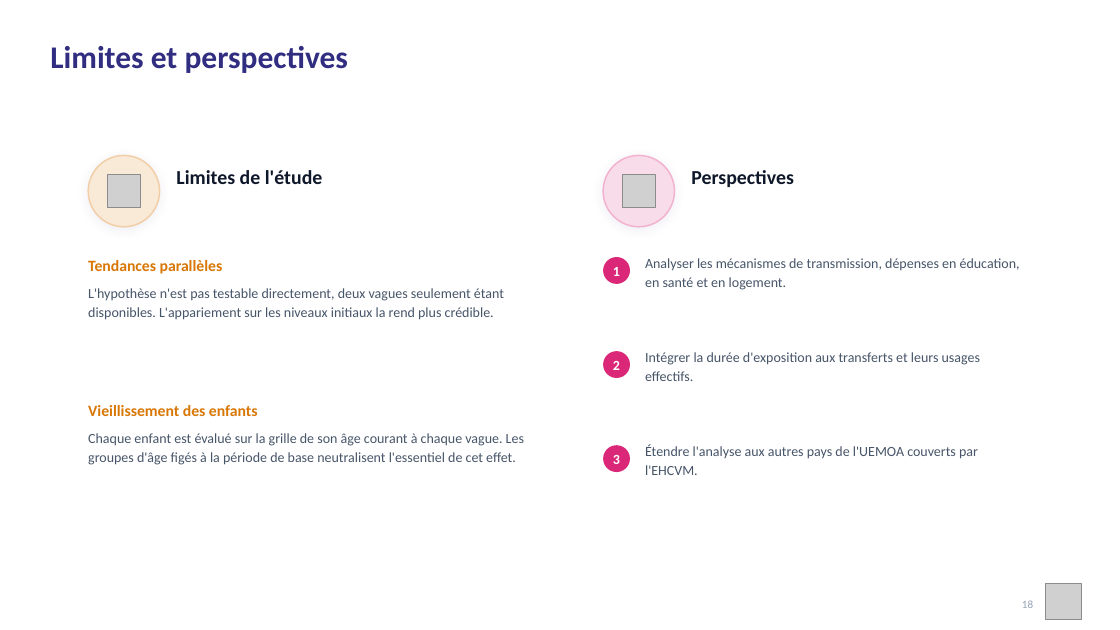
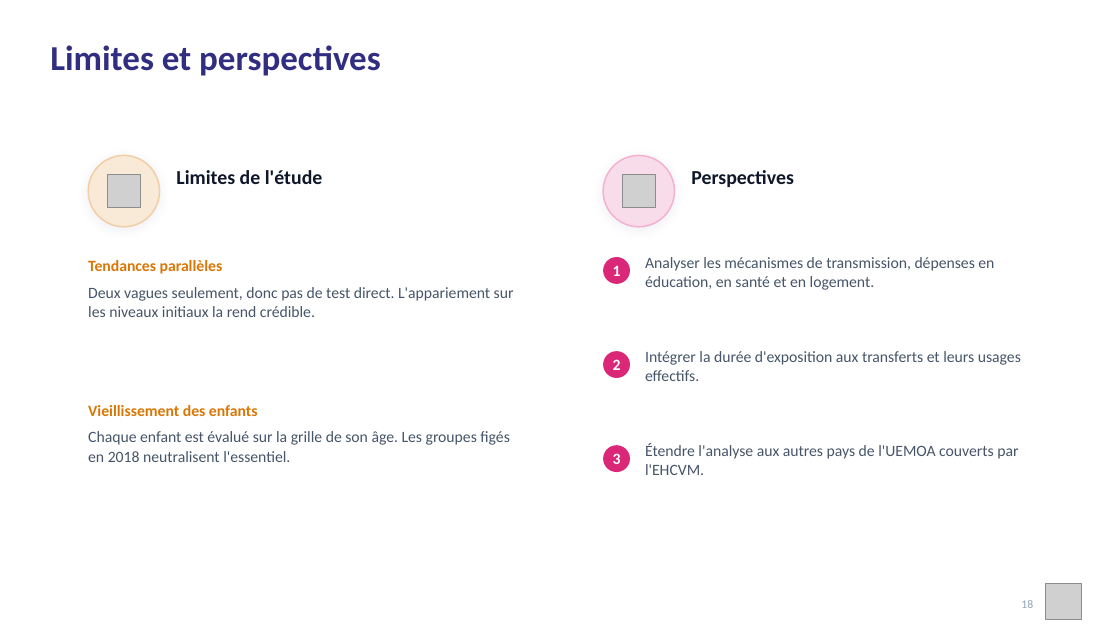
Before and after one commit to JODRAFF9/MEMOIRE, a slide deck: slide 18 of infographie/presentation_infographique.pptx. Drawn at 1120x630 pixels with LibreOffice and Linux fonts; fonts in the diff are those of the drawing; grey boxes stand for pictures. Boxes give left, top, right and bottom in pixels: in the first picture for what was removed or moved away, otherwise in the second. Text is boxed around its words. In the diff, an @@ line names an element or a change of style, - is before the commit and + after.

```diff
--- a/infographie/presentation_infographique.pptx
+++ b/infographie/presentation_infographique.pptx
@@ text "Limites et perspectives" at (50, 45, 381, 76): size 27 to 30 pt @@
@@ text at (88, 287, 514, 317): text changed; size 12 to 13.5 pt @@
-L'hypothèse n'est pas testable directement, deux vagues seulement étant disponibles. L'appariement sur les niveaux initiaux la rend plus crédible.
+Deux vagues seulement, donc pas de test direct. L'appariement sur les niveaux initiaux la rend crédible.
@@ text at (88, 431, 509, 462): text changed; size 12 to 13.5 pt @@
-Chaque enfant est évalué sur la grille de son âge courant à chaque vague. Les groupes d'âge figés à la période de base neutralisent l'essentiel de cet effet.
+Chaque enfant est évalué sur la grille de son âge. Les groupes figés en 2018 neutralisent l'essentiel.
@@ size 12 to 13.5 pt in 4 elements at (613, 265, 621, 276), (645, 257, 994, 290), (645, 351, 1021, 381), (645, 443, 1018, 475) @@
@@ text "18" at (1021, 600, 1033, 608): size 9.5 to 10 pt @@
```
Also in this commit, not shown: 20 other slides changed, 2 other files.
